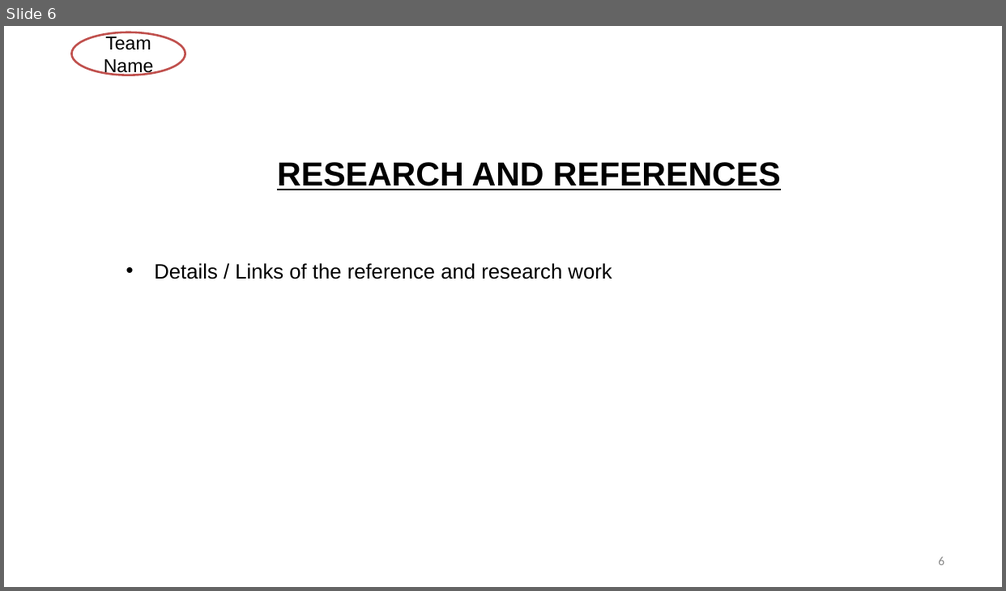
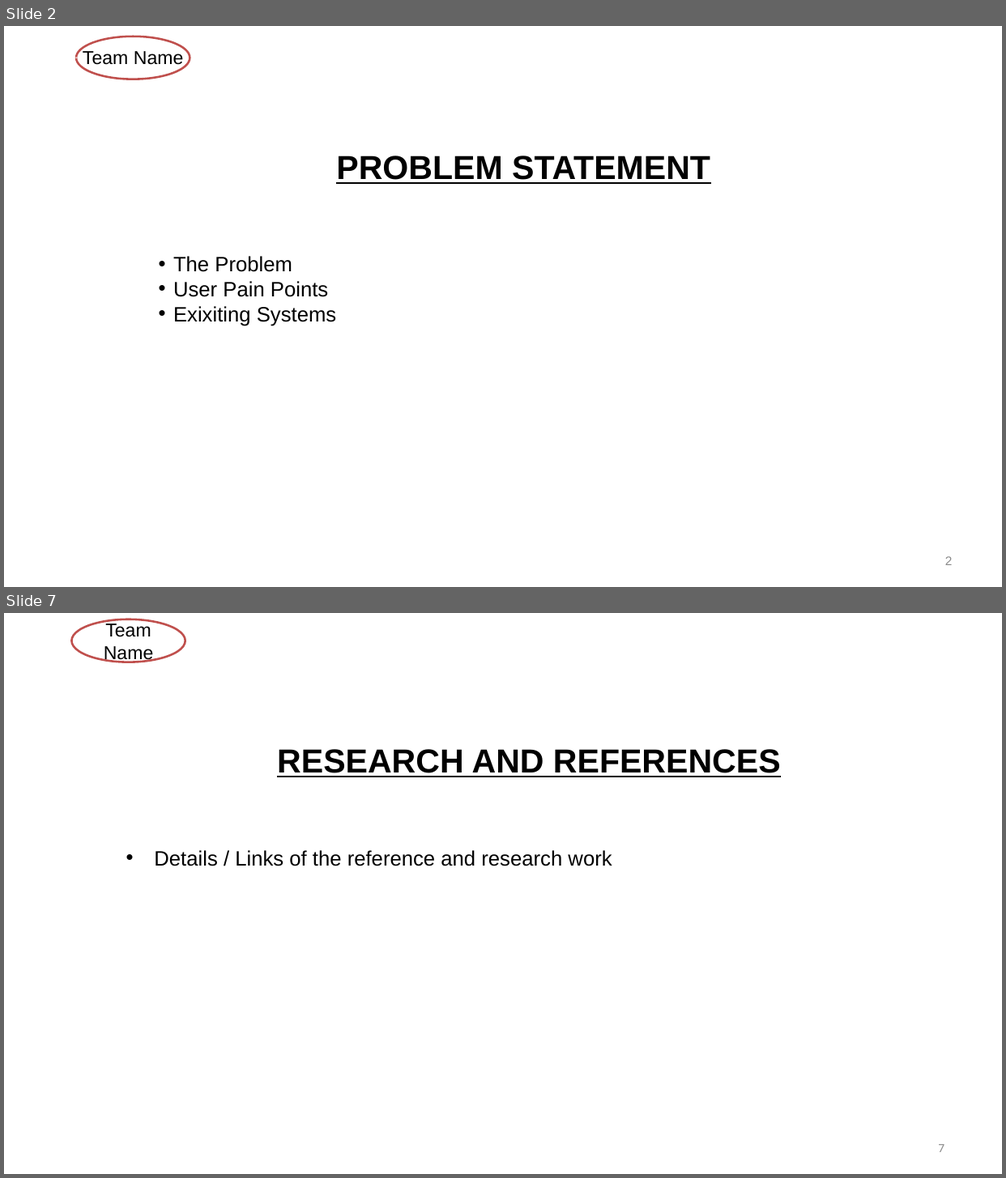
Before and after one commit to gdgrec/HackHerVerse-1, a slide deck: public/Hackerverse_PPT.pptx. Shown one above the other, each under a label of ours: slide 6 before the commit, slides 2 and 7 after it; the slides between them are not shown. The pictures are 1006x591 and 1006x1178 pixels, drawn with LibreOffice and Linux fonts; fonts in the diff are those of the drawing; background and template pictures are left out. Boxes give left, top, right and bottom in pixels: in the first picture for what was removed or moved away, otherwise in the second. Text is boxed around its words. In the diff, an @@ line names an element or a change of style, - is before the commit and + after.

```diff
--- a/public/Hackerverse_PPT.pptx
+++ b/public/Hackerverse_PPT.pptx
@@ slide 2 added at box(4, 26, 1002, 587), background picture (left out) @@
@@ freeform shape added at box(75, 35, 191, 80), fill #C0504D @@
@@ text added at box(83, 49, 184, 68), 18 pt, text #000000 @@
+Team Name
@@ text added at box(336, 156, 710, 184), 32 pt, text #000000, bold, underline @@
+PROBLEM STATEMENT
@@ text added at box(173, 256, 337, 327), 20 pt, text #000000 @@
+  • The Problem
+  • User Pain Points
+  • Exixiting Systems
@@ text added at box(945, 557, 953, 565), 12 pt, text #898989 @@
+2
@@ what was slide 6 is now slide 7 @@
@@ page number at box(938, 1144, 944, 1152): text changed @@
-6
+7
```
Also in this commit, not shown: 6 slides changed, 6 other files.
